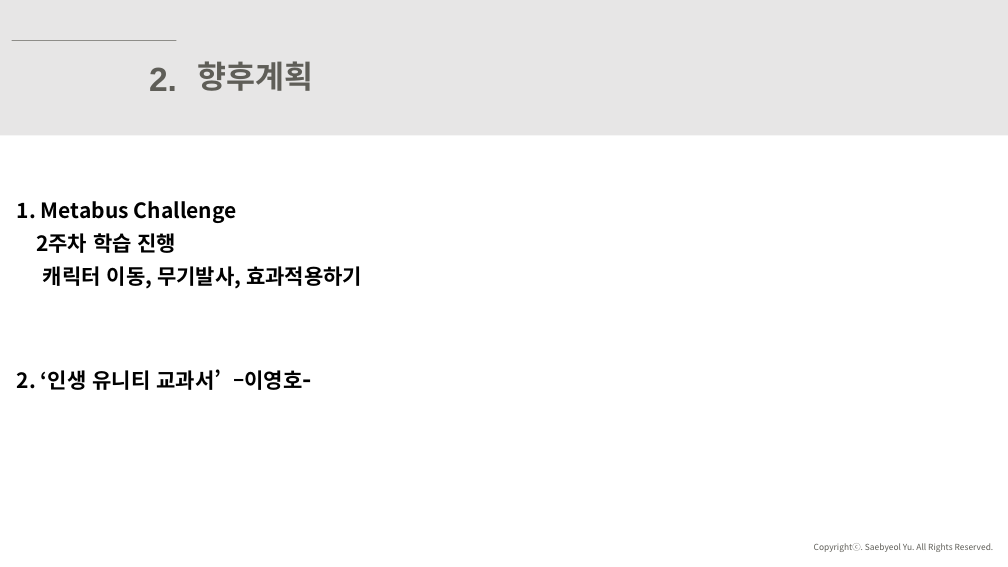
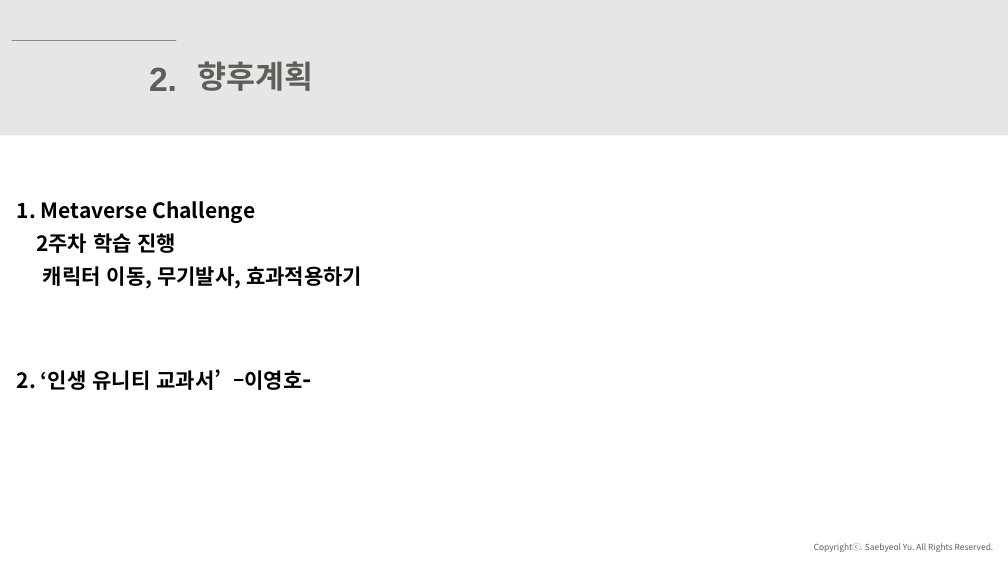
Before and after one commit to ssh6189/2022.01.15, a slide deck: slide 12 of 2022년 1월 15일 도면해석자동화.ppt. Drawn at 1008x567 pixels with LibreOffice and Linux fonts; fonts in the diff are those of the drawing. Boxes give left, top, right and bottom in pixels: in the first picture for what was removed or moved away, otherwise in the second. Text is boxed around its words. In the diff, an @@ line names an element or a change of style, - is before the commit and + after.

```diff
--- a/2022년 1월 15일 도면해석자동화.ppt
+++ b/2022년 1월 15일 도면해석자동화.ppt
@@ text at (x1=17, y1=201, x2=255, y2=223): text changed @@
-1. Metabus Challenge
+1. Metaverse Challenge
```
Also in this commit, not shown: 1 other slide changed, 1 other file.
